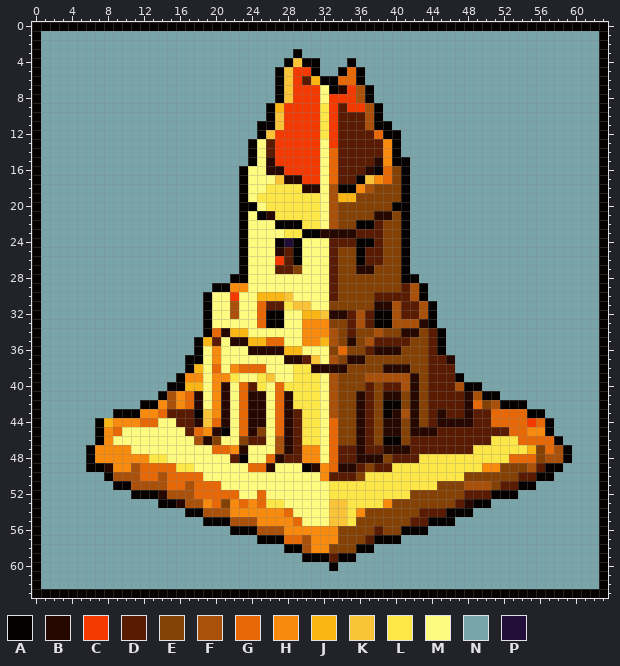
One commit to this pixel-art sprite: img/jobPostingIcons/6.png. The first picture shows the starting point.
The file is 64x64 pixels. Colours within 5 levels of each other are drawn and written as one.
Palette (. is transparent): A #050101  B #270800  C #f43901  D #591c02  E #844106  F #a9500b  G #e76806  H #f88a0d  J #f9b615  K #f9c438  L #fde747  M #fefb80  N #79a5aa  P #210f39
Pixels before, first column x 0:
 0 AAAAAAAAAAAAAAAAAAAAAAAAAAAAAAAAAAAAAAAAAAAAAAAAAAAAAAAAAAAAAAAA
 1 ANNNNNNNNNNNNNNNNNNNNNNNNNNNNNNNNNNNNNNNNNNNNNNNNNNNNNNNNNNNNNNA
 2 ANNNNNNNNNNNNNNNNNNNNNNNNNNNNNNNNNNNNNNNNNNNNNNNNNNNNNNNNNNNNNNA
 3 ANNNNNNNNNNNNNNNNNNNNNNNNNNNNANNNNNNNNNNNNNNNNNNNNNNNNNNNNNNNNNA
 4 ANNNNNNNNNNNNNNNNNNNNNNNNNNNAKAANNNANNNNNNNNNNNNNNNNNNNNNNNNNNNA
 5 ANNNNNNNNNNNNNNNNNNNNNNNNNNAKCCANNAGANNNNNNNNNNNNNNNNNNNNNNNNNNA
 6 ANNNNNNNNNNNNNNNNNNNNNNNNNNAKCDJAAGGANNNNNNNNNNNNNNNNNNNNNNNNNNA
 7 ANNNNNNNNNNNNNNNNNNNNNNNNNNAKCCCMABCFANNNNNNNNNNNNNNNNNNNNNNNNNA
 8 ANNNNNNNNNNNNNNNNNNNNNNNNNNAKCCCMCCCFANNNNNNNNNNNNNNNNNNNNNNNNNA
 9 ANNNNNNNNNNNNNNNNNNNNNNNNNAJCCCCLCDCCFANNNNNNNNNNNNNNNNNNNNNNNNA
10 ANNNNNNNNNNNNNNNNNNNNNNNNNAKCCCCLCDDDFANNNNNNNNNNNNNNNNNNNNNNNNA
11 ANNNNNNNNNNNNNNNNNNNNNNNNAAKCCCCLCDDDFAANNNNNNNNNNNNNNNNNNNNNNNA
12 ANNNNNNNNNNNNNNNNNNNNNNNNAKCCCCCLCDDDDGAANNNNNNNNNNNNNNNNNNNNNNA
13 ANNNNNNNNNNNNNNNNNNNNNNNAMDCCCCCMCDDDDDHANNNNNNNNNNNNNNNNNNNNNNA
14 ANNNNNNNNNNNNNNNNNNNNNNNAMDCCCCCMGDDDDDHANNNNNNNNNNNNNNNNNNNNNNA
15 ANNNNNNNNNNNNNNNNNNNNNNNAMBCCCCCMGDDDDBHAANNNNNNNNNNNNNNNNNNNNNA
16 ANNNNNNNNNNNNNNNNNNNNNNAMMBBCCCCMGDDDBAGEANNNNNNNNNNNNNNNNNNNNNA
17 ANNNNNNNNNNNNNNNNNNNNNNAMMMKBBCCMGDDAKHGEANNNNNNNNNNNNNNNNNNNNNA
18 ANNNNNNNNNNNNNNNNNNNNNNAMMLLLLBBMFAAHFEEEANNNNNNNNNNNNNNNNNNNNNA
19 ANNNNNNNNNNNNNNNNNNNNNNAMLLLLLLLMFJJEEEEEANNNNNNNNNNNNNNNNNNNNNA
20 ANNNNNNNNNNNNNNNNNNNNNNAAMLLLLLLMFEEEEEEAANNNNNNNNNNNNNNNNNNNNNA
21 ANNNNNNNNNNNNNNNNNNNNNNAMABLLLLLMFEEEEBBEANNNNNNNNNNNNNNNNNNNNNA
22 ANNNNNNNNNNNNNNNNNNNNNNAMMMAAALLMFEEAADEEANNNNNNNNNNNNNNNNNNNNNA
23 ANNNNNNNNNNNNNNNNNNNNNNAMMMMLLAABBBBDDDEEANNNNNNNNNNNNNNNNNNNNNA
24 ANNNNNNNNNNNNNNNNNNNNNNAMMMAPAMMMDDDAADEEANNNNNNNNNNNNNNNNNNNNNA
25 ANNNNNNNNNNNNNNNNNNNNNNAMMMBDAMMMDEEADDEEANNNNNNNNNNNNNNNNNNNNNA
26 ANNNNNNNNNNNNNNNNNNNNNNAMMMCDAMMMDEEADDEEANNNNNNNNNNNNNNNNNNNNNA
27 ANNNNNNNNNNNNNNNNNNNNNNAMMMDDEMMMDEEBBEEEANNNNNNNNNNNNNNNNNNNNNA
28 ANNNNNNNNNNNNNNNNNNNNNAAMMMMMMMMMDEEEEEEEAANNNNNNNNNNNNNNNNNNNNA
29 ANNNNNNNNNNNNNNNNNNNAAHHMMMMMMMMMDEEEEEEEDFANNNNNNNNNNNNNNNNNNNA
30 ANNNNNNNNNNNNNNNNNNAMMCMMJJJKMMMMDEEEEDDDDFANNNNNNNNNNNNNNNNNNNA
31 ANNNNNNNNNNNNNNNNNNAMMFMMGDDLKKMMEEEEEBBFDDFANNNNNNNNNNNNNNNNNNA
32 ANNNNNNNNNNNNNNNNNNAMMFMMGAAMMJJKBBDFDAAFDDFANNNNNNNNNNNNNNNNNNA
33 ANNNNNNNNNNNNNNNNNNAMMMMMGAAMMHHHEEDFDAAFFFBANNNNNNNNNNNNNNNNNNA
34 ANNNNNNNNNNNNNNNNNNAGBJJMMMMMMHHHFEDEEFEEBBEDANNNNNNNNNNNNNNNNNA
35 ANNNNNNNNNNNNNNNNNAJDMBBJJGGMMHHJFEBEFDDDDEEDANNNNNNNNNNNNNNNNNA
36 ANNNNNNNNNNNNNNNNNAMHMMMBBBBJJMMMEGEEDBBBEEEDANNNNNNNNNNNNNNNNNA
37 ANNNNNNNNNNNNNNNNAAMHMMMMMMMBBDKMFEBBEEEEEEEDDBNNNNNNNNNNNNNNNNA
38 ANNNNNNNNNNNNNNNNAJMGMHGGGMMMLLBBBBEEEEBBBEEDDDNNNNNNNNNNNNNNNNA
39 ANNNNNNNNNNNNNNNAHHMHHLMMLKMMLLLMFEEEFFFFFBEDDDANNNNNNNNNNNNNNNA
40 ANNNNNNNNNNNNNNAAJJMHBMGDLMGLLLLMFEEEDEDDFBEDDDFAANNNNNNNNNNNNNA
41 ANNNNNNNNNNNNNAFHGBMHBMGBBMGBLLLMFEEBDEBBEBEDDDDBFAANNNNNNNNNNNA
42 ANNNNNNNNNNNAAHFHGBMHBMGBBMGBLLLMFEEBDEAAEBEDDDDBGEFAAANNNNNNNNA
43 ANNNNNNNNAAAHHGDDDAKHBMGBBMGBDLLMFEEBDEABFBEDBDDBDDGGGGAANNNNNNA
44 ANNNNNNAJHHHGGMMDDBKGBMGBBMGBDLLMGEEBDEBBEBEDBBBBDDGGGGCGANNNNNA
45 ANNNNNNAHGMMMMMMMDGHBAMGBEMGBDLLMGEEBDEBBEBBBDDDDDDDDGGHHANNNNNA
46 ANNNNNNAHMMMMMMMMMFBEMMEDDMFBDLLMGEEBDEAAEDDDDDDDDDLLLGGGGANNNNA
47 ANNNNNAHHHHMMMMMMMMMGGHBMMMFBDHHMGDDBDDBBBDDDDDDDLLLLLLJEGFANNNA
48 ANNNNNAHHHHHHLLMMMMMMMDAMMGBDDHHMGDDBBBEDDDLLLLLLLLLLGGGEFFANNNA
49 ANNNNNAABHHFGGGGLLMMMMMMGGBMMMABHGBBDEDDLLLLLLLLLLHHEEEFDAANNNNA
50 ANNNNNNNAFFFGGFGGGGMMMMMMMMMMMMMHDDDELLLLLLLLLLLEEEEEEDDAANNNNNA
51 ANNNNNNNNAAFFFFGGFGGGMMMMMMMMMMMMLLLLLLLLLLLLEEEFFFEDDAANNNNNNNA
52 ANNNNNNNNNNAAABFFFGGGGGMMGMMMMMMMLLLLLLLLLEEEEEEDDDAAANNNNNNNNNA
53 ANNNNNNNNNNNNNAABFFHGEHGHGLLMMMMMKKLLLLHEEEEEEEDBAANNNNNNNNNNNNA
54 ANNNNNNNNNNNNNNNNAAFFFHHHHHHGMMMMKKLHEEEEEEDDDAAANNNNNNNNNNNNNNA
55 ANNNNNNNNNNNNNNNNNNAAAFFFHHHHGMMMKKLEEEEEEDDAAANNNNNNNNNNNNNNNNA
56 ANNNNNNNNNNNNNNNNNNNNNAAAFFFHHHHHHEEEEDEEAAANNNNNNNNNNNNNNNNNNNA
57 ANNNNNNNNNNNNNNNNNNNNNNNNAAAGGFHHHEEEDAAANNNNNNNNNNNNNNNNNNNNNNA
58 ANNNNNNNNNNNNNNNNNNNNNNNNNNNAAFHHEEEAANNNNNNNNNNNNNNNNNNNNNNNNNA
59 ANNNNNNNNNNNNNNNNNNNNNNNNNNNNNAAADAANNNNNNNNNNNNNNNNNNNNNNNNNNNA
60 ANNNNNNNNNNNNNNNNNNNNNNNNNNNNNNNNANNNNNNNNNNNNNNNNNNNNNNNNNNNNNA
61 ANNNNNNNNNNNNNNNNNNNNNNNNNNNNNNNNNNNNNNNNNNNNNNNNNNNNNNNNNNNNNNA
62 ANNNNNNNNNNNNNNNNNNNNNNNNNNNNNNNNNNNNNNNNNNNNNNNNNNNNNNNNNNNNNNA
63 AAAAAAAAAAAAAAAAAAAAAAAAAAAAAAAAAAAAAAAAAAAAAAAAAAAAAAAAAAAAAAAA
The result:
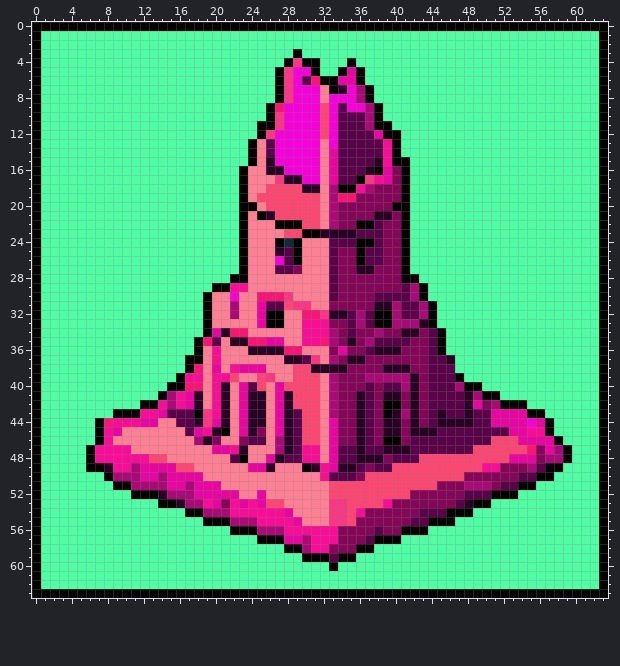
Change:
colour B: #270800 -> #270023
colour C: #f43901 -> #f401d8
colour D: #591c02 -> #590249
colour E: #844106 -> #840658
colour F: #a9500b -> #a90b76
colour G: #e76806 -> #e7069f
colour H: #f88a0d -> #f80d96
colour J: #f9b615 -> #f91573
colour K: #f9c438 -> #f93883
colour L: #fde747 -> #fd4772
colour M: #fefb80 -> #fe8092
colour N: #79a5aa -> #50fea4
colour P: #210f39 -> #0f2c39
Where, in picture pixels (left, top, right, bottom), the same in both pictures:
changed: (41, 31, 599, 589)
